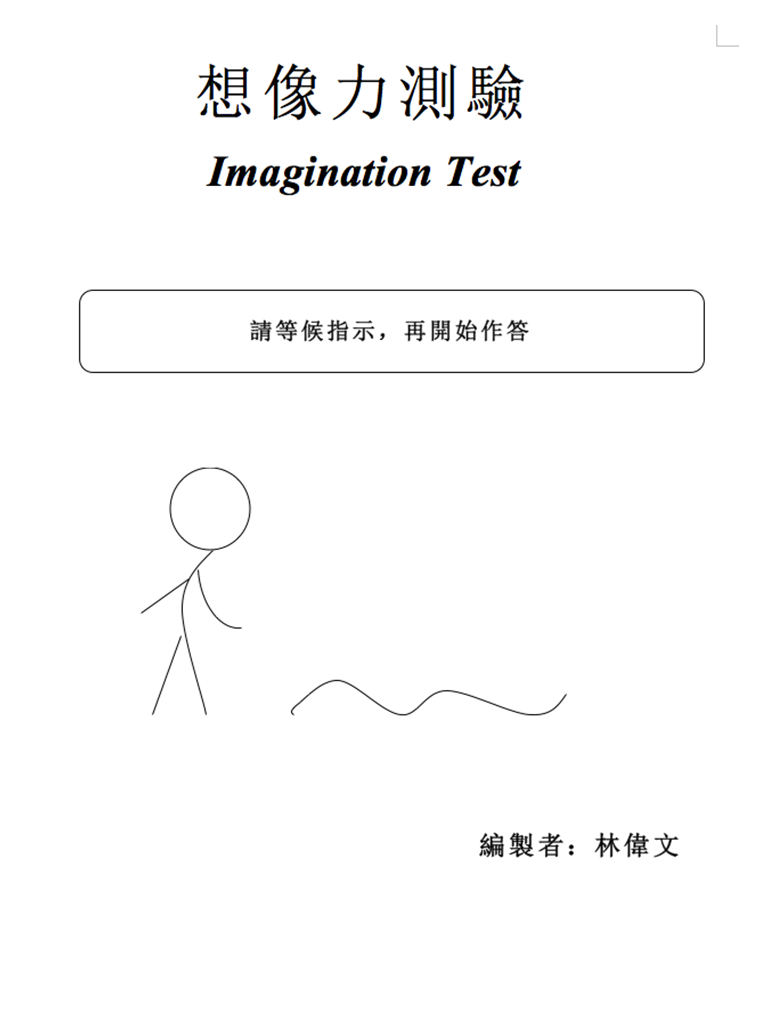
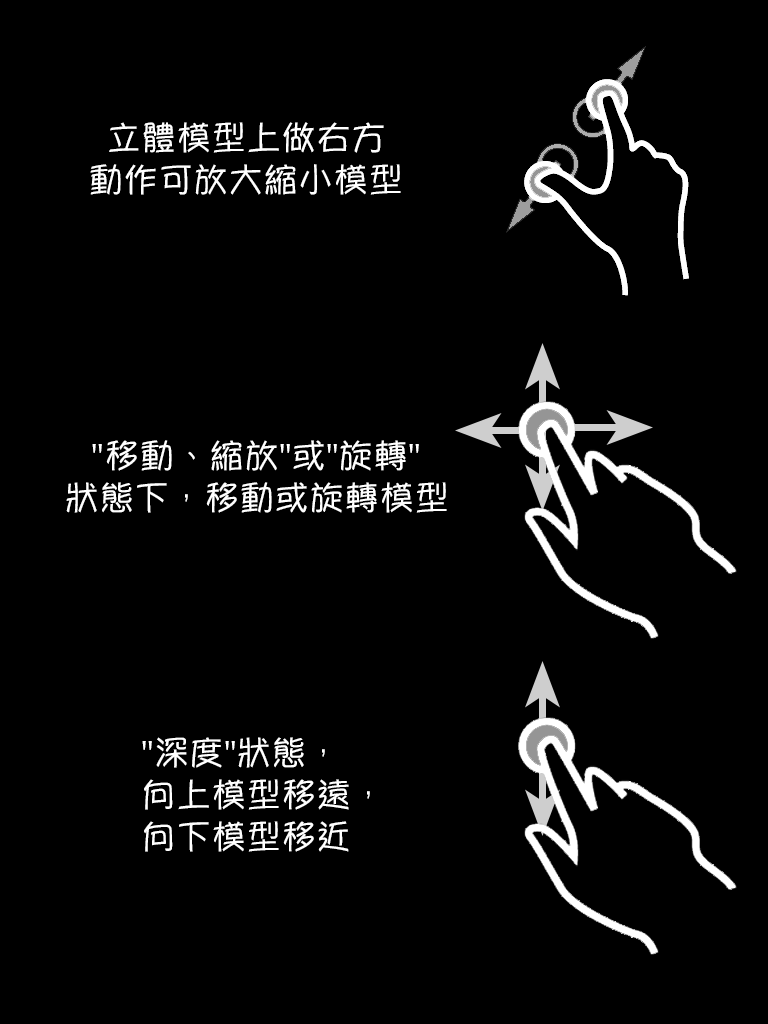
Revision of a layered 768 x 1024 image; what changed, layer by layer:
added layer "'深度'狀態， 向上模型移遠， 向下模型移近" above "Layer 3 copy" over bbox(142, 737, 370, 852)
added layer "Layer 3 copy" above "Shape 1 copy 4" over bbox(517, 717, 737, 955)
added layer "Shape 1 copy 4" above "Shape 1 copy 5" over bbox(525, 753, 560, 836)
added layer "Shape 1 copy 5" above "Layer 3" over bbox(525, 661, 560, 744)
added layer "Layer 3" above "Shape 1 copy 3" over bbox(517, 401, 737, 639)
added layer "Shape 1 copy 3" above "Shape 1 copy 2" over bbox(525, 428, 560, 511)
added layer "Shape 1 copy 2" above "Shape 1 copy" over bbox(570, 410, 653, 445)
added layer "Shape 1 copy" above "'移動、縮放'或'旋轉' 狀態下，移動或旋轉模型" over bbox(525, 343, 560, 426)
added layer "'移動、縮放'或'旋轉' 狀態下，移動或旋轉模型" above "Shape 1" over bbox(66, 440, 447, 513)
added layer "Shape 1" above "立體模型上做右方 動作可放大縮小模型" over bbox(455, 413, 538, 448)
added layer "立體模型上做右方 動作可放大縮小模型" above "Layer 2" over bbox(90, 122, 401, 195)
added layer "Layer 2" above "Group 1" over bbox(506, 46, 689, 296)
added layer "Layer 1 copy" above "Layer 1" over bbox(0, 0, 768, 1024)
added layer "螢幕快照 2013-01-29 下午7.51.36" above "螢幕快照 2013-01-29 下午6.21.34" over bbox(12, 16, 755, 1009)
added layer "螢幕快照 2013-01-29 下午6.21.34" above "螢幕快照 2013-01-29 下午6.05.58" over bbox(12, 15, 759, 988)
hid "螢幕快照 2013-01-29 下午6.05.58" over bbox(46, 25, 739, 883)
